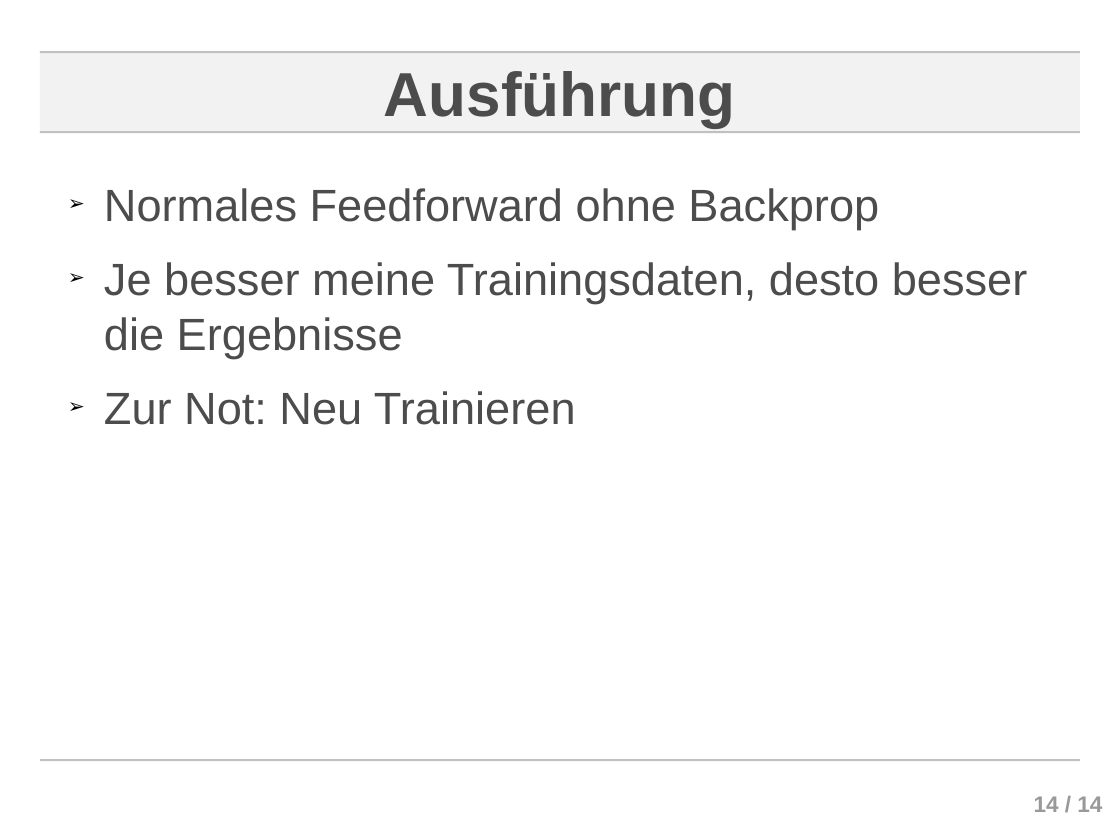
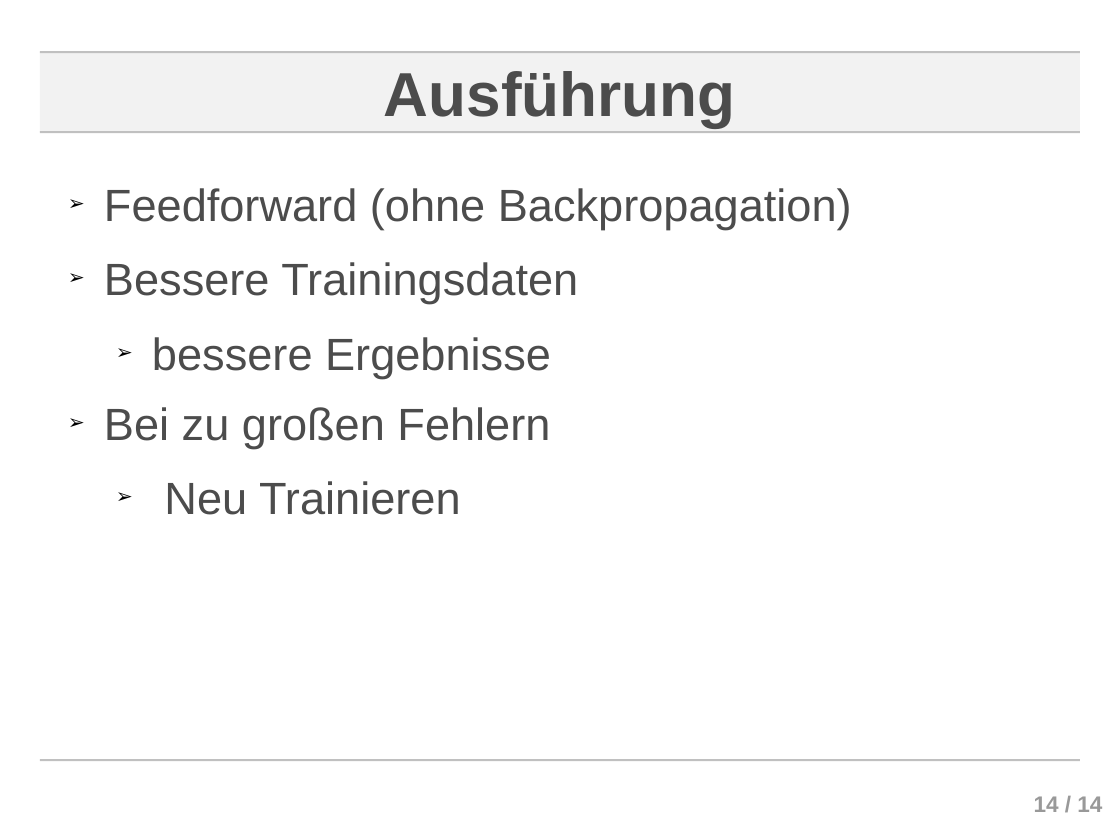
Before and after one commit to ChornHulio/Neuronale-Netze-Seminar, a slide deck: slide 14 of presentation/presentation.odp. Drawn at 1120x840 pixels with LibreOffice and Linux fonts; fonts in the diff are those of the drawing; background and template pictures are left out. Boxes give left, top, right and bottom in pixels: in the first picture for what was removed or moved away, otherwise in the second. Text is boxed around its words. In the diff, an @@ line names an element or a change of style, - is before the commit and + after.

Commit message:
Verbesserung letzte Folie

```diff
--- a/presentation/presentation.odp
+++ b/presentation/presentation.odp
@@ text at box(104, 188, 852, 515): text changed @@
-➢ Normales Feedforward ohne Backprop
-➢ Je besser meine Trainingsdaten, desto besser die Ergebnisse
-➢ Zur Not: Neu Trainieren
+➢ Feedforward (ohne Backpropagation)
+➢ Bessere Trainingsdaten
+  ➢ bessere Ergebnisse
+➢ Bei zu großen Fehlern
+  ➢ Neu Trainieren
```
